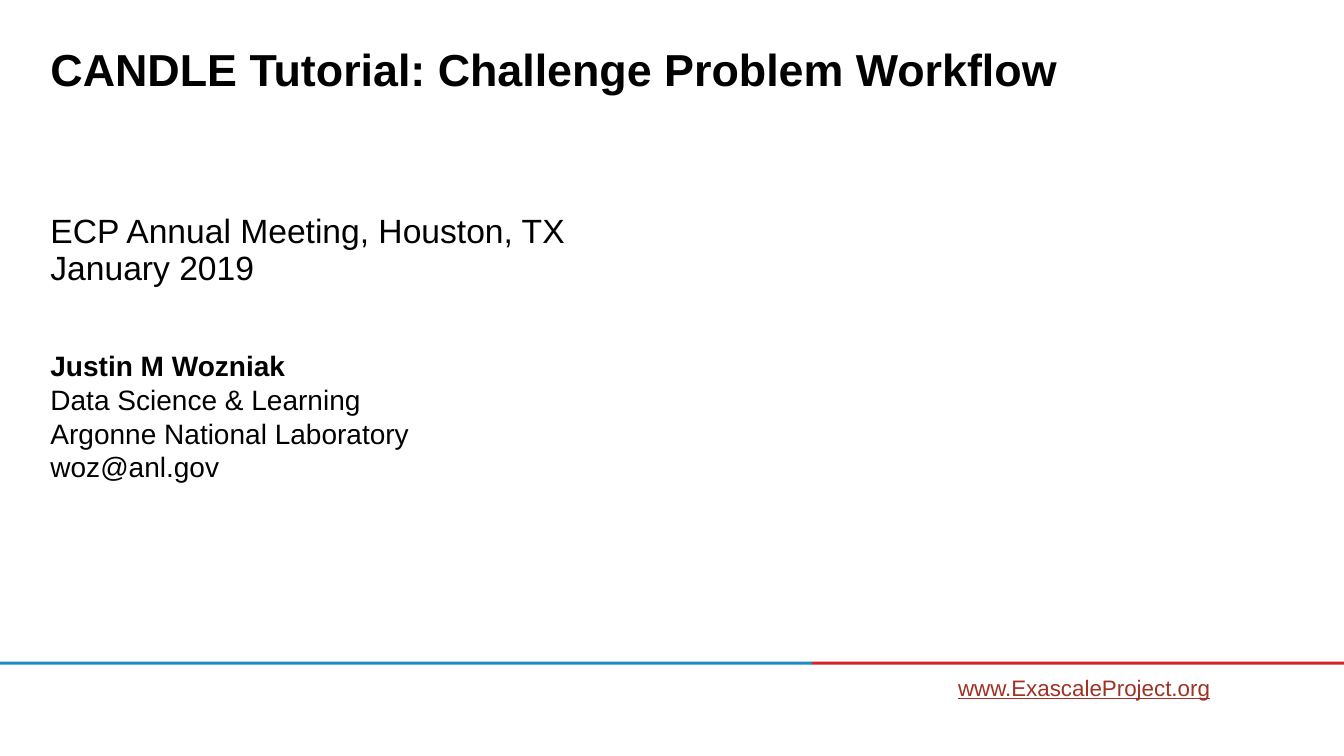
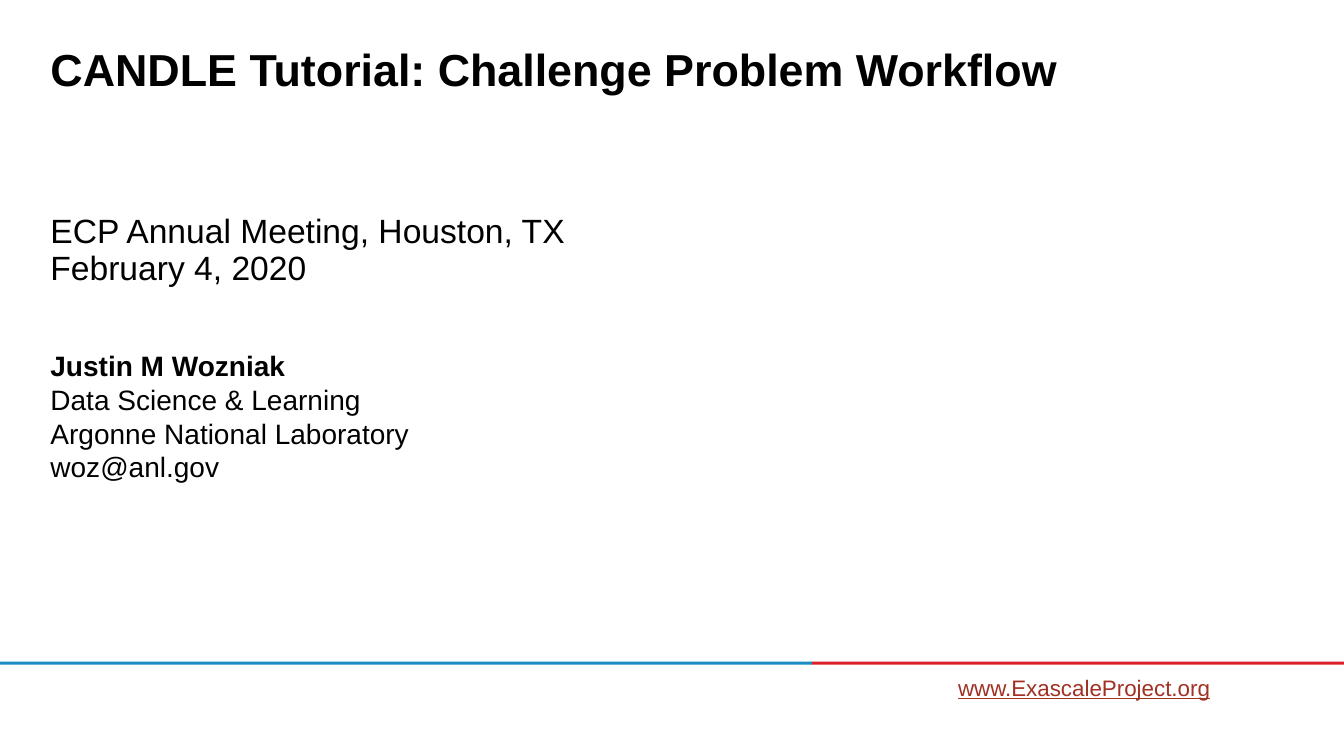
Before and after one commit to ECP-CANDLE/Tutorials, a slide deck: slide 1 of 2020/ECP/slides/09-cplo.pptx. Drawn at 1344x756 pixels with LibreOffice and Linux fonts; fonts in the diff are those of the drawing; background and template pictures are left out. Boxes give left, top, right and bottom in pixels: in the first picture for what was removed or moved away, otherwise in the second. Text is boxed around its words. In the diff, an @@ line names an element or a change of style, - is before the commit and + after.

```diff
--- a/2020/ECP/slides/09-cplo.pptx
+++ b/2020/ECP/slides/09-cplo.pptx
@@ subtitle at (x1=50, y1=218, x2=565, y2=287): text changed @@
-ECP Annual Meeting, Houston, TX
-January 2019
+ECP Annual Meeting, Houston, TX
+February 4, 2020
```
Also in this commit, not shown: 1 other slide changed.
